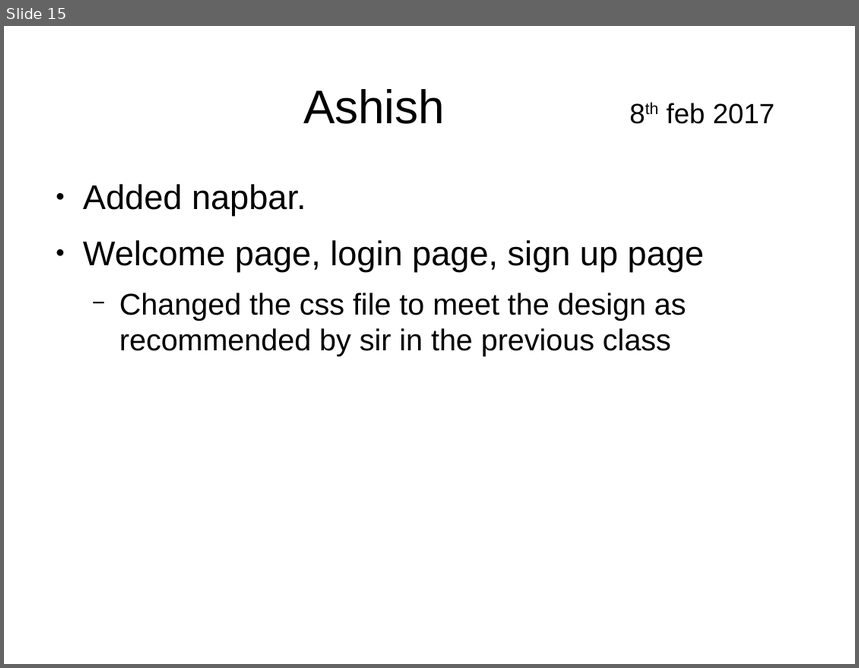
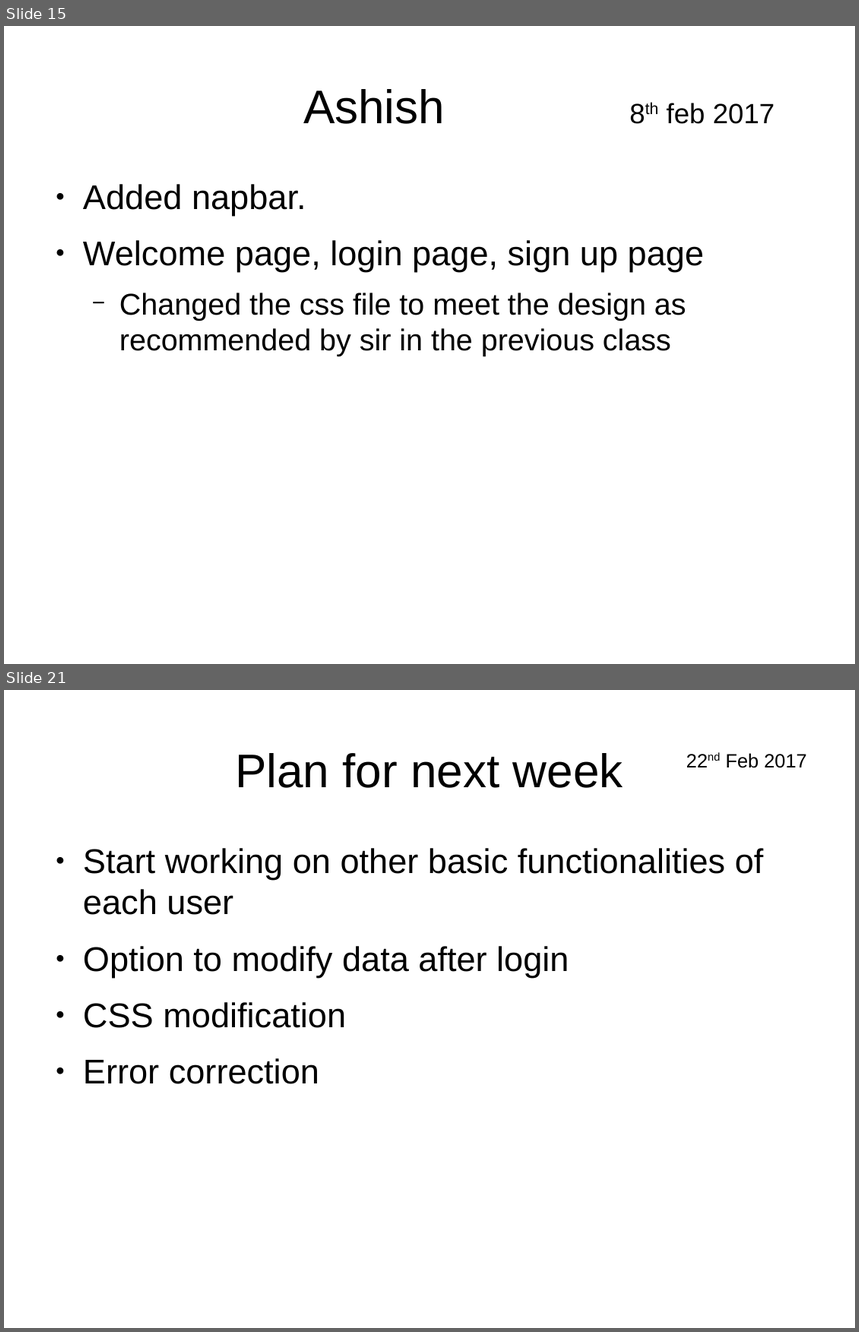
Before and after one commit to pandusonu2/WebTech, a slide deck: Presentation.odp. Shown one above the other, each under a label of ours: slide 15 before the commit, slides 15 and 21 after it; the slides between them are not shown. The pictures are 859x668 and 859x1332 pixels, drawn with LibreOffice and Linux fonts; fonts in the diff are those of the drawing. Boxes give left, top, right and bottom in pixels: in the first picture for what was removed or moved away, otherwise in the second. Text is boxed around its words. In the diff, an @@ line names an element or a change of style, - is before the commit and + after.

```diff
--- a/Presentation.odp
+++ b/Presentation.odp
@@ slide 21 added at [4, 690, 855, 1328], background #FFFFFF @@
@@ title added at [235, 753, 623, 788], 44 pt, text #000000 @@
+Plan for next week
@@ text added at [726, 753, 807, 768], 18 pt, text #000000 @@
+22nd Feb 2017
@@ text added at [83, 848, 764, 1084], 32 pt, text #000000 @@
+● Start working on other basic functionalities of each user
+● Option to modify data after login
+● CSS modification
+● Error correction
```
Also in this commit, not shown: 1 slide changed, 4 other slides added, 5 other files.
